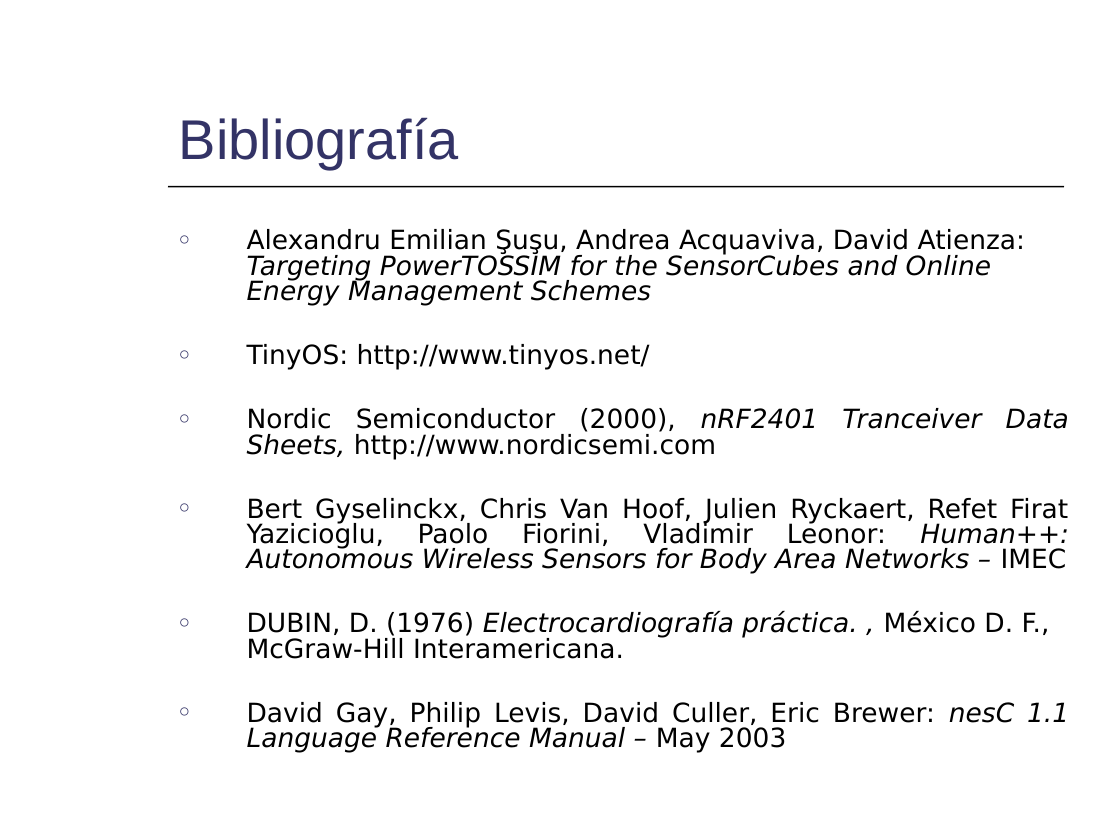
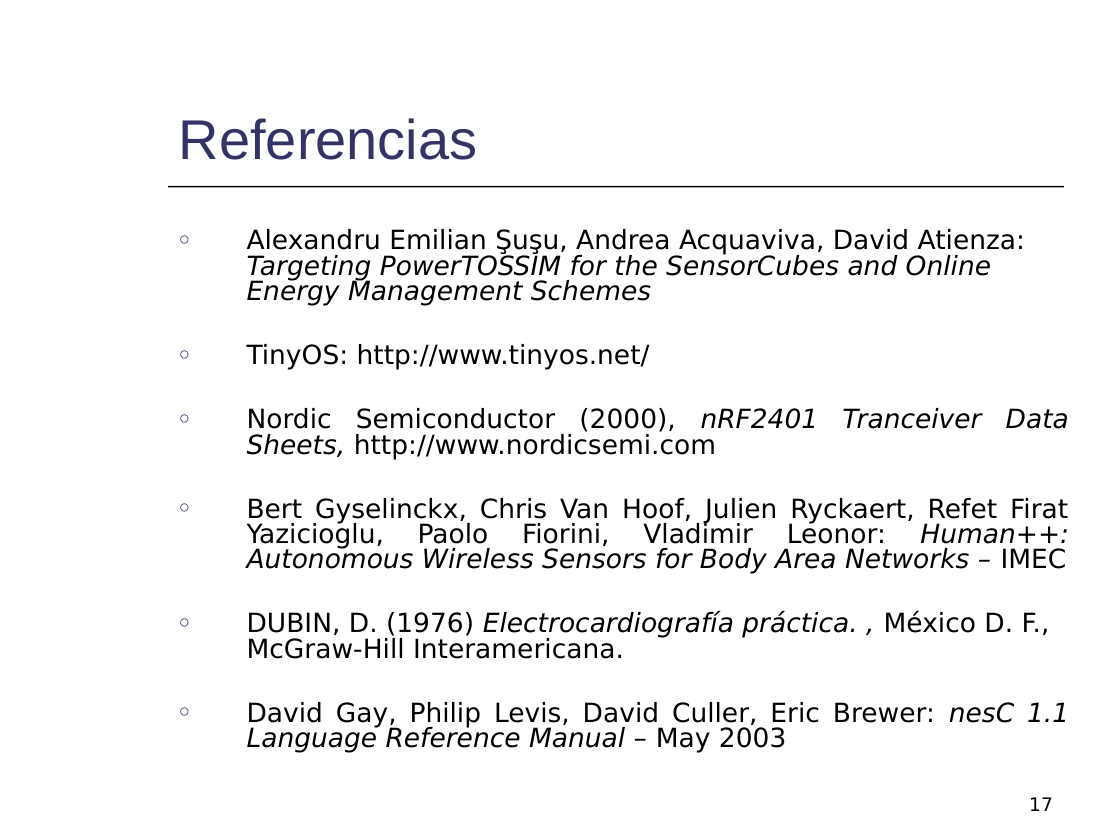
Before and after one commit to mmja/redsensores, a slide deck: slide 17 of Memoria/Consumo.ppt (slide 15 before the commit). Drawn at 1120x840 pixels with LibreOffice and Linux fonts; fonts in the diff are those of the drawing. Boxes give left, top, right and bottom in pixels: in the first picture for what was removed or moved away, otherwise in the second. Text is boxed around its words. In the diff, an @@ line names an element or a change of style, - is before the commit and + after.

```diff
--- a/Memoria/Consumo.ppt
+++ b/Memoria/Consumo.ppt
@@ title at bbox=[179, 118, 478, 160]: text changed @@
-Bibliografía
+Referencias
@@ page number added at bbox=[1029, 797, 1053, 811], 12 pt, text #000000 @@
+17
```
Also in this commit, not shown: 14 other slides changed, 5 slides added, 1 slide removed.
